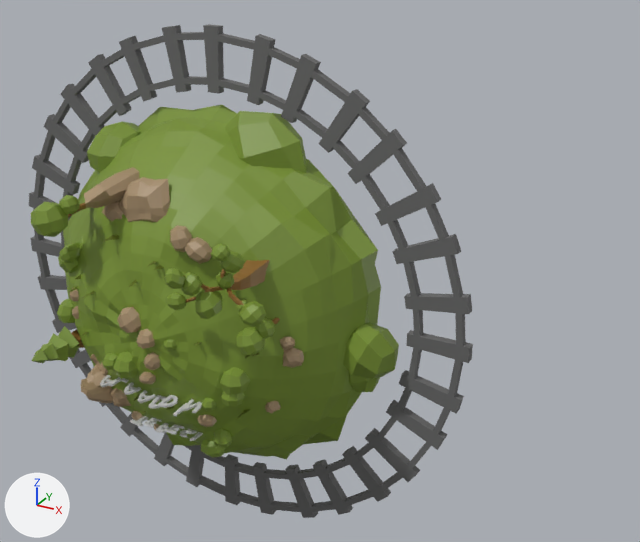
The glTF model static/models/SectionAlaaddin/base.glb, before and after one commit.
The view is the same before and after, from a 50 mm lens placed at (13.6, -26.0, 15.0), pointed at (-1.5, 1.4, 1.3). Lighting does not change. The marker at lower left points along +X, +Y and +Z. The older version comes first. Where no turn or scale is listed for an object, it has been applied to the vertices.

The first picture shows 'shadeDarkGreen', 'shadeGreen', 'shadeGrey', 'shadeGrey.001', 'shadeWhite'.
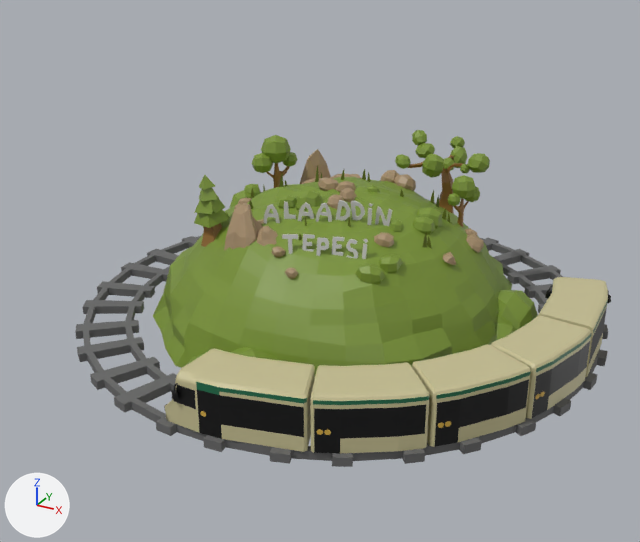
Edits to the bpy script that builds the scene:
```text
Add mat_material_030:
    mat_material_030 = principled_material('Material.030')
    mat_material_030.base_color = (0.0105, 0.153, 0.0674)  # dark green #1a6d49
Add mat_siyah_006:
    mat_siyah_006 = principled_material('siyah.006')
    mat_siyah_006.base_color = (0.0, 0.0, 0.0)  # black #000000
Add mat_tas_006:
    mat_tas_006 = principled_material('tas.006')
    mat_tas_006.base_color = (0.571, 0.525, 0.295)  # beige #c7c094
Add mat_material_024:
    mat_material_024 = principled_material('Material.024')
    mat_material_024.base_color = (0.651, 0.407, 0.0595)  # yellow #d3ab45
Add me_cube_108:
    me_cube_108.from_pydata(...)  # 1052 vertices, 1929 faces; spans x -1.05..9.41, y -9.66..3.62, z 0.15..1.97
    # faces by material slot: [1055, 552, 224, 98]
    me_cube_108.materials.append(mat_tas_006)  # beige #c7c094
    me_cube_108.materials.append(mat_siyah_006)  # black #000000
    me_cube_108.materials.append(mat_material_024)  # yellow #d3ab45
    me_cube_108.materials.append(mat_material_030)  # dark green #1a6d49
Change ob_shadegreen:
    ob_shadegreen.location: (-4.14, -1.06, 1.05) -> (-0.36, 0.84, -0.03)
    ob_shadegreen.rotation_euler: (1.571, 0.0, 0.0) -> (0.0, 0.0, 0.312)  # degrees (90, 0, 0) -> degrees (0, 0, 18)
Change ob_shadegrey_001:
    ob_shadegrey_001.location: (-4.08, -1.33, 0.98) -> (-0.28, 0.79, 0.25)
    ob_shadegrey_001.rotation_euler: (1.571, 0.0, 0.0) -> (0.0, 0.0, 0.312)  # degrees (90, 0, 0) -> degrees (0, 0, 18)
Change ob_shadedarkgreen:
    ob_shadedarkgreen.location: (-2.82, -5.61, 0.44) -> (1.08, 0.66, 4.52)
    ob_shadedarkgreen.rotation_euler: (0.0, -0.755, -3.142) -> (1.571, 0.0, 2.698)  # degrees (0, -43, -180) -> degrees (90, 0, 155)
Change ob_shadegrey:
    ob_shadegrey.location: (-4.92, -5.29, 4.41) -> (-2.14, 3.8, 4.21)
    ob_shadegrey.rotation_euler: (1.571, 0.0, 0.0) -> (0.0, 0.0, 0.312)  # degrees (90, 0, 0) -> degrees (0, 0, 18)
Change ob_shadewhite:
    ob_shadewhite.location: (-3.94, -5.89, -2.53) -> (0.92, -2.51, 4.81)
    ob_shadewhite.rotation_euler: (1.426, 0.123, -0.00411) -> (-0.145, -0.00408, 0.188)  # degrees (82, 7, -0.2) -> degrees (-8.3, -0.2, 11)
Add ob_shadegrey_002:
    ob_shadegrey_002 = bpy.data.objects.new('shadeGrey.002', me_cube_108)
    ob_shadegrey_002.location = (-0.28, 0.79, 0.25)
```

Where the change shows, as pixel boxes (x1, y1, x2, y2) in the pictures (640 x 542 px):
'shadeGreen', moved, turned
    before: (31, 105, 399, 459)
    after: (153, 130, 538, 375)
'shadeGrey.001', moved, turned
    before: (29, 24, 473, 518)
    after: (75, 236, 608, 467)
'shadeGrey.002', added
    after: (164, 277, 611, 453)
    faces in mat_tas_006 (beige #c7c094): (165, 277, 608, 453)
    faces in mat_siyah_006 (black #000000): (164, 285, 611, 453)
    faces in mat_material_030 (dark green #1a6d49): (196, 300, 608, 405)
    faces in mat_material_024 (yellow #d3ab45): (201, 392, 545, 435)
'shadeGrey', moved, turned
    before: (69, 167, 304, 432)
    after: (224, 149, 484, 279)
'shadeWhite', moved, turned
    before: (100, 375, 203, 441)
    after: (264, 200, 393, 259)
'shadeDarkGreen', moved, turned
    before: (70, 235, 260, 418)
    after: (249, 166, 451, 249)
